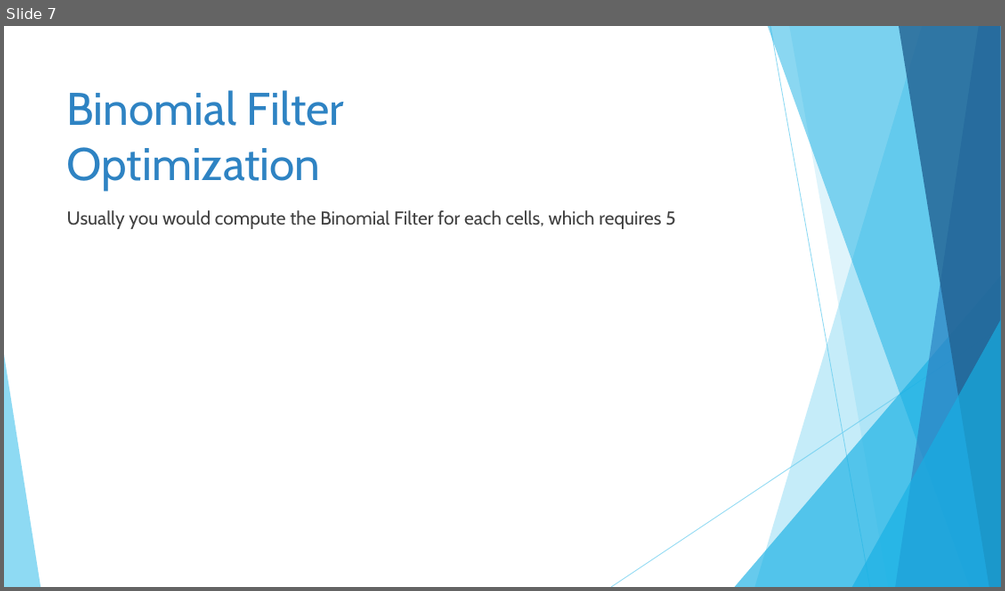
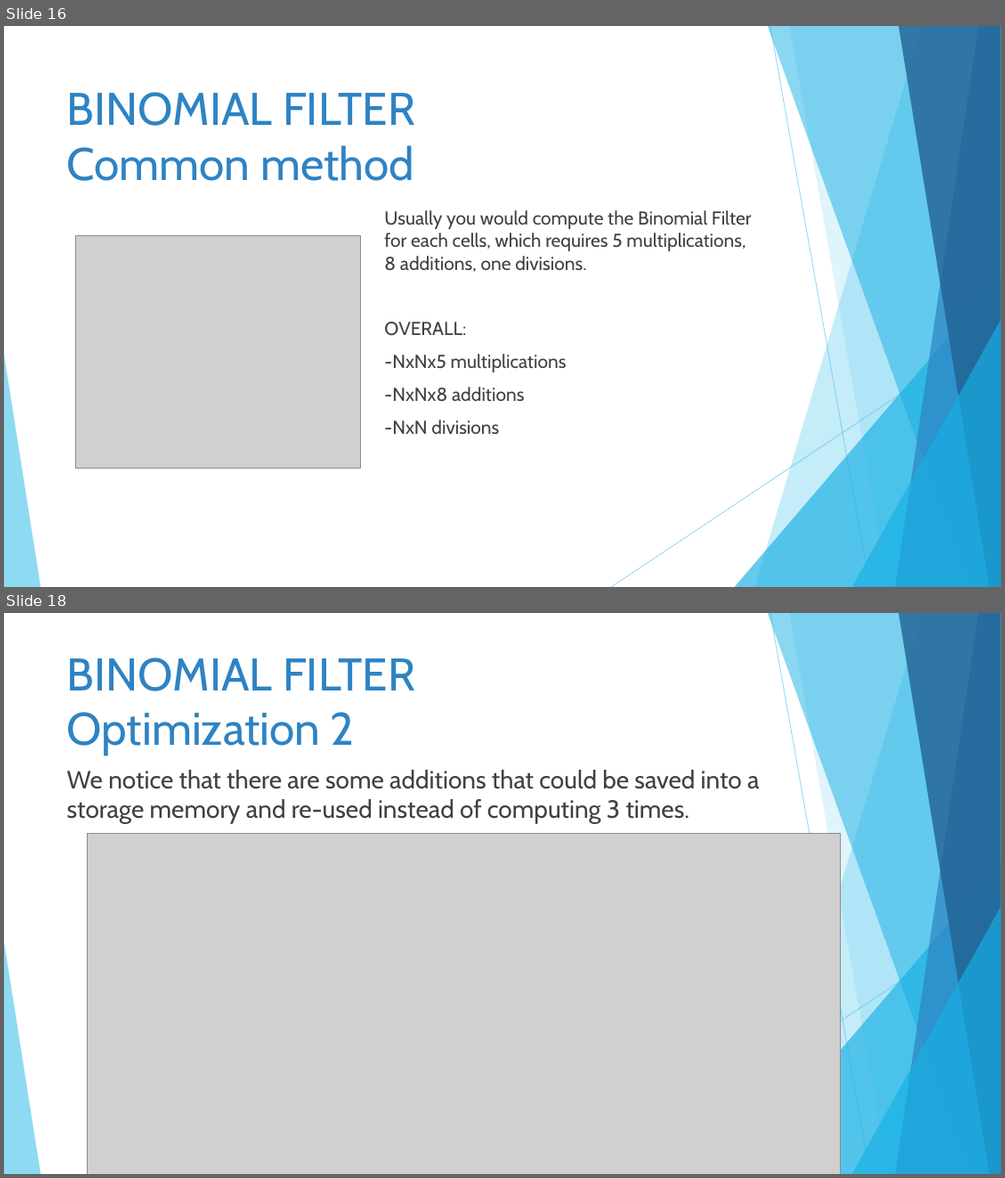
Before and after one commit to GinaJ/Algorithm_Implementations, a slide deck: power_point/Algorithms Parallelization in ASIC Design.pptx. Shown one above the other, each under a label of ours: slide 7 before the commit, slides 16 and 18 after it; the slides between them are not shown. The pictures are 1005x591 and 1005x1178 pixels, drawn with LibreOffice and Linux fonts; fonts in the diff are those of the drawing; grey boxes stand for pictures. Boxes give left, top, right and bottom in pixels: in the first picture for what was removed or moved away, otherwise in the second. Text is boxed around its words. In the diff, an @@ line names an element or a change of style, - is before the commit and + after.

```diff
--- a/power_point/Algorithms Parallelization in ASIC Design.pptx
+++ b/power_point/Algorithms Parallelization in ASIC Design.pptx
@@ slide 18 added at [4,613,1001,1174], background #FFFFFF; not listed: 10 template elements that a slide beside it also shows @@
@@ title added at [67,657,415,755], 44 pt, text #2E83C3 @@
+BINOMIAL FILTER
+Optimization 2
@@ text added at [67,770,759,824], 24 pt, text #404040 @@
+We notice that there are some additions that could be saved into a storage memory and re-used instead of computing 3 times.
@@ picture added at [88,833,841,1174] @@
@@ what was slide 7 is now slide 16 @@
@@ slide 16 changed as well @@
@@ title at [67,92,415,181]: text changed @@
-Binomial Filter
-Optimization
+BINOMIAL FILTER
+Common method
@@ text at [384,210,752,434]: text changed @@
-Usually you would compute the Binomial Filter for each cells, which requires 5
+Usually you would compute the Binomial Filter for each cells, which requires 5 multiplications, 8 additions, one divisions.
+OVERALL:
+-NxNx5 multiplications
+-NxNx8 additions
+-NxN divisions
@@ picture added at [75,236,360,468] @@
```
Also in this commit, not shown: 4 other slides changed, 11 other slides added, 3 slides removed, 14 other files.
